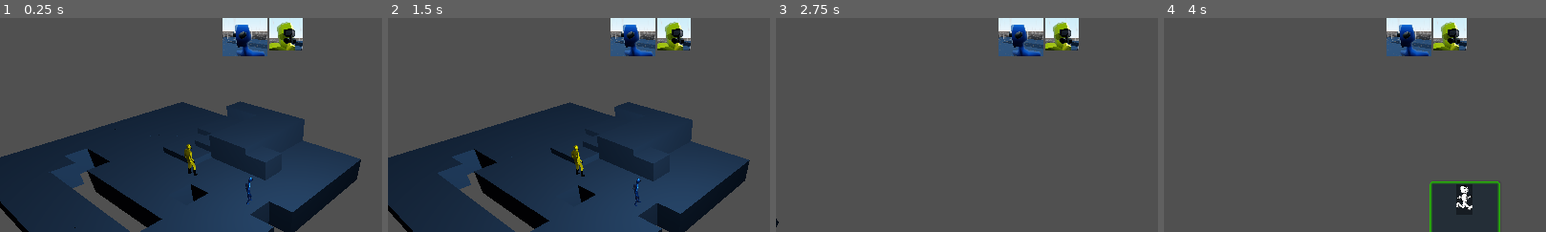
Above: before the commit, frames 1-4 (left to right).
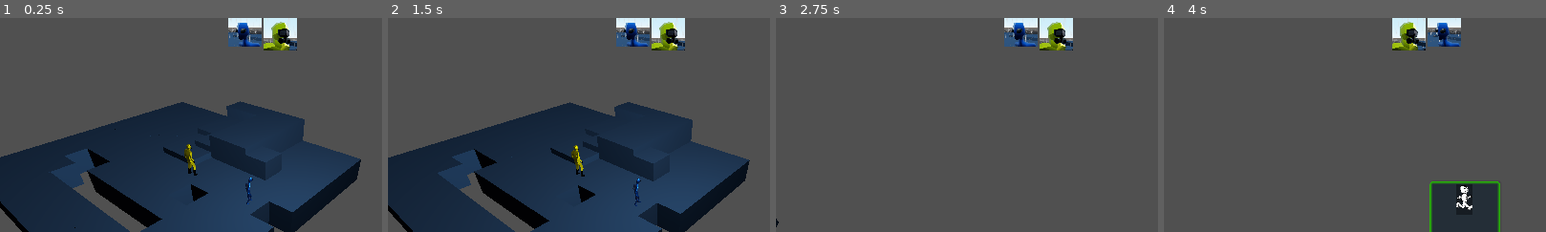
Above: after the commit, the same moments.

Repository: richardbonneau/space-rogue
Game: Godot game, scene res://Main/Main.tscn
Same seed, same stepped clock (60 frames per second), same inputs: the game is played once before the commit and once after it. The engine's default icon, where the game draws it, is replaced by a stand-in: a white triangle on a blue panel in a dark square.
Inputs (mouse positions are % of the whole screen's width and height, from its top left):
- Up to frame 1 (0.25 s): no input
- Up to frame 2 (1.5 s): tap Enter at 0.5 s; drag from (9, 88) to (60, 28) at 0.52 s; drag from (14, 88) to (45, 70) at 1.27 s
- Up to frame 3 (2.75 s): move the mouse to (23, 88) at 2.02 s; hold D (right) from 2.03 s (still down); hold E (e) from 2.03 s (still down); click (23, 88) at 2.17 s; tap Q (q) at 2.3 s
- Up to frame 4 (4 s): release D (right) at 2.75 s; release E (e) at 2.75 s; drag from (32, 88) to (20, 35) at 2.77 s; drag from (36, 88) to (55, 50) at 3.52 s
The pictures show only the part of the screen within x 16-66%, y 0-50%; the shares and areas given below are measured in that part.

The runs differ from the first frame. In frame 1, 2.5% of the frame differs, in the area x 58-80%, y 0-18%; in frame 2, 2.5%; in frame 3, 2.5%; in frame 4, 2.7%.

Commit message:
small bug, not sure why its happening

Diff:
--- a/Entities/Scripts/Entity.gd
+++ b/Entities/Scripts/Entity.gd
@@ -1,7 +1,7 @@
 extends Spatial
 
 onready var rounds = self.get_owner().get_node("Rounds")
-onready var turn_order = self.get_owner().get_owner().get_node("TurnOrder")
+onready var portrait_order = self.get_owner().get_owner().get_node("PortraitOrder")
 
 export(String,"Enemy", "Player") var type
 var current_tile
@@ -18,6 +18,8 @@
 
 	add_to_turn_order()
 
+
+
 func get_current_tile():
 	if $CurrentTile.is_colliding():
 		current_tile = $CurrentTile.get_collider()
@@ -26,4 +28,4 @@
 
 func add_to_turn_order():
 	rounds.add_entity_to_list(self)
-	turn_order.add_portrait_to_turn_order(type)
+	portrait_order.rearrange_portrait_order()
--- a/Level/Scripts/Pathfinder.gd
+++ b/Level/Scripts/Pathfinder.gd
@@ -59,6 +59,8 @@
 	path = null
 	path_index = 0
 
+	rounds.next_turn()
+
 
 func get_distance(var tile_a, var tile_b):
 	var tile_a_origin = tile_a.get_global_transform().origin
@@ -97,7 +99,7 @@
 
 		var neighbours = lowest_cost_node.get_neighbours()
 		for neighbour in neighbours:
-			if closed_nodes.has(neighbour): continue
+			if closed_nodes.has(neighbour) or neighbour.taken: continue
 			var new_cost_to_neighbour = lowest_cost_node.g_cost + get_distance(lowest_cost_node,neighbour)
 			var open_nodes_contains_neighbour = open_nodes.has(neighbour)
 
--- a/Level/Scripts/Rounds.gd
+++ b/Level/Scripts/Rounds.gd
@@ -2,11 +2,11 @@
 
 
 onready var turn_order = []
+onready var portrait_order = self.get_owner().get_owner().get_node("PortraitOrder")
 
 func _ready():
 	sort_turn_order()
 	get_all_entities_turn_order()
-	pass
 
 func get_active_entity():
 	return turn_order[0]
@@ -22,3 +22,10 @@
 func get_all_entities_turn_order():
 	for entity in self.get_owner().get_node("Entities").get_children():
 		pass
+
+func next_turn():
+	var entity_to_push_back = turn_order[0]
+	turn_order.erase(entity_to_push_back)
+	turn_order.append(entity_to_push_back)
+
+	portrait_order.rearrange_portrait_order()
--- a/Level/Scripts/Tile.gd
+++ b/Level/Scripts/Tile.gd
@@ -4,6 +4,7 @@
 var parent
 onready var h_cost = 0
 onready var g_cost= 0
+onready var taken = false
 
 func _ready():
 	pass
--- a/Main/Main.tscn
+++ b/Main/Main.tscn
@@ -4,7 +4,7 @@
 [ext_resource path="res://UI/Hand.tscn" type="PackedScene" id=2]
 [ext_resource path="res://Level/GameBoard.tscn" type="PackedScene" id=3]
 [ext_resource path="res://UI/Debug.tscn" type="PackedScene" id=4]
-[ext_resource path="res://UI/TurnOrder.tscn" type="PackedScene" id=5]
+[ext_resource path="res://UI/PortraitOrder.tscn" type="PackedScene" id=5]
 
 [node name="Main" type="Node"]
 script = ExtResource( 1 )
@@ -13,7 +13,7 @@
 
 [node name="Hand" parent="." instance=ExtResource( 2 )]
 
-[node name="TurnOrder" parent="." instance=ExtResource( 5 )]
+[node name="PortraitOrder" parent="." instance=ExtResource( 5 )]
 margin_bottom = 124.0
 
 [node name="AddCardDebug" parent="." instance=ExtResource( 4 )]
--- a/UI/TurnOrderPortrait.tscn
+++ b/UI/Portrait.tscn
@@ -2,7 +2,7 @@
 
 [ext_resource path="res://icon.png" type="Texture" id=1]
 
-[node name="TurnOrderPortrait" type="TextureRect"]
+[node name="Portrait" type="TextureRect"]
 margin_left = 653.0
 margin_right = 713.0
 margin_bottom = 60.0
--- a/UI/TurnOrder.tscn
+++ b/UI/PortraitOrder.tscn
@@ -1,6 +1,6 @@
 [gd_scene load_steps=2 format=2]
 
-[ext_resource path="res://UI/Scripts/TurnOrder.gd" type="Script" id=1]
+[ext_resource path="res://UI/Scripts/PortraitOrder.gd" type="Script" id=1]
 
 [node name="TurnOrder" type="HBoxContainer"]
 anchor_left = 0.5
--- /dev/null
+++ b/UI/Scripts/PortraitOrder.gd
@@ -0,0 +1,64 @@
+extends Control
+
+var dependencies_gotten = false
+
+export var active_entity_size = 60
+export var inactive_entities_size = 80
+
+var rounds
+var portrait
+var alien
+var scientist
+
+func get_dependencies():
+	if !dependencies_gotten:
+		if !rounds: rounds = self.get_owner().get_node("GameBoard").get_node("Rounds")
+		if !portrait: portrait = load('res://UI/Portrait.tscn')
+		if !alien: alien = load('res://Assets/Sprites/Alien.png')
+		if !scientist: scientist = load('res://Assets/Sprites/Scientist.png')
+		dependencies_gotten = true
+
+func _ready():
+	get_dependencies()
+	change_boxes_size()
+
+
+func rearrange_portrait_order():
+	get_dependencies()
+	for child in self.get_children():
+		print("removing")
+		child.queue_free()
+
+	var all_entities = rounds.turn_order
+	for entity in all_entities:
+		add_portrait_to_turn_order(entity.type)
+
+	change_boxes_size()
+	print("----")
+
+func add_portrait_to_turn_order(var type):
+	var portrait_instance = portrait.instance()
+	var image
+
+	if type == "Player": image = alien
+	elif type == "Enemy": image = scientist
+
+	portrait_instance.set_texture(image)
+	self.add_child(portrait_instance)
+	print("adding ")
+
+
+
+
+func remove_portrait_from_turn_order():
+	#TODO:
+	pass
+
+func change_boxes_size():
+	var all_portraits = self.get_children()
+	for i in all_portraits.size():
+		print("all_portraits[i] ",all_portraits[i])
+		if i == 0:
+			all_portraits[i].set_custom_minimum_size(Vector2(inactive_entities_size,inactive_entities_size))
+		else:
+			all_portraits[i].set_custom_minimum_size(Vector2(active_entity_size,active_entity_size))
--- a/UI/Scripts/TurnOrder.gd
+++ /dev/null
@@ -1,38 +0,0 @@
-extends Control
-
-onready var alien
-onready var scientist
-
-export var active_entity_size = 60
-export var inactive_entities_size = 80
-
-var portrait
-
-# Called when the node enters the scene tree for the first time.
-func _ready():
-	change_boxes_size()
-
-
-func add_portrait_to_turn_order(var type):
-	if !portrait: portrait = load('res://UI/TurnOrderPortrait.tscn')
-	if !alien: alien = load('res://Assets/Sprites/Alien.png')
-	if !scientist: scientist = load('res://Assets/Sprites/Scientist.png')
-
-	var portrait_instance = portrait.instance()
-	var image
-
-	if type == "Player": image = alien
-	elif type == "Enemy": image = scientist
-
-	portrait_instance.set_texture(image)
-	self.add_child(portrait_instance)
-	change_boxes_size()
-
-
-func change_boxes_size():
-	var entities_on_game_board = self.get_children()
-	for i in entities_on_game_board.size():
-		if i == 0:
-			entities_on_game_board[i].set_custom_minimum_size(Vector2(inactive_entities_size,inactive_entities_size))
-		else:
-			entities_on_game_board[i].set_custom_minimum_size(Vector2(active_entity_size,active_entity_size))
